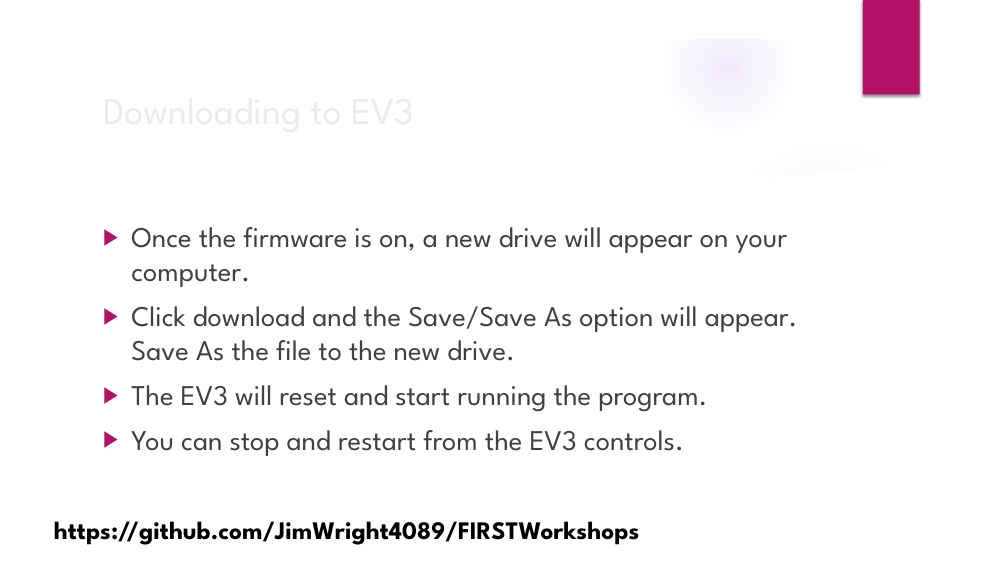
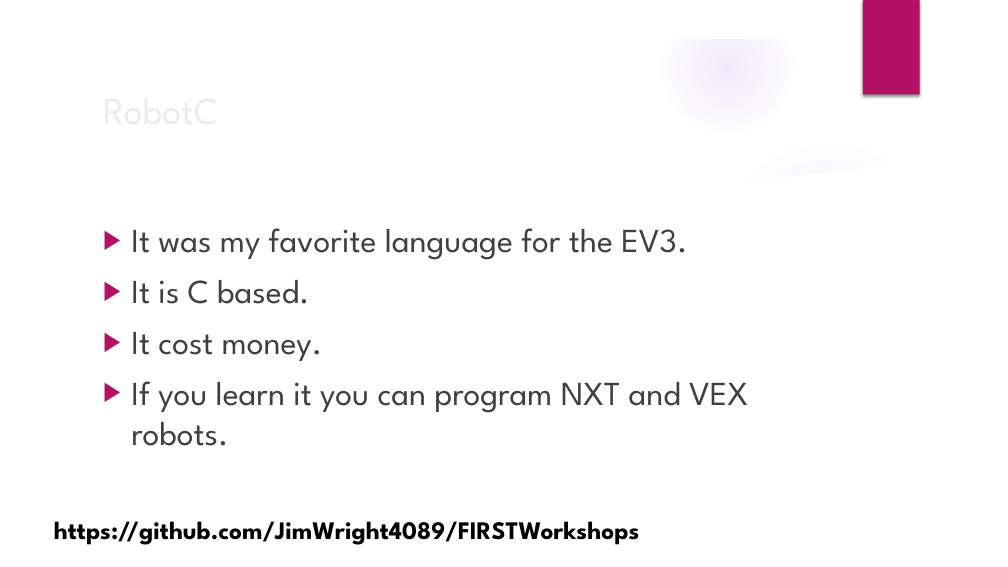
Before and after one commit to JimWright4089/FIRSTWorkshops, a slide deck: slide 20 of FLL/2018/The Others.pptx. Drawn at 1008x567 pixels with LibreOffice and Linux fonts; fonts in the diff are those of the drawing; background and template pictures are left out. Boxes give left, top, right and bottom in pixels: in the first picture for what was removed or moved away, otherwise in the second. Text is boxed around its words. In the diff, an @@ line names an element or a change of style, - is before the commit and + after.

Commit message:
Add RobotC

```diff
--- a/FLL/2018/The Others.pptx
+++ b/FLL/2018/The Others.pptx
@@ text at (x1=131, y1=228, x2=748, y2=446): text changed; size 27.2 to 32 pt @@
-▶ Once the firmware is on, a new drive will appear on your computer.
-▶ Click download and the Save/Save As option will appear. Save As the file to the new drive.
-▶ The EV3 will reset and start running the program.
-▶ You can stop and restart from the EV3 controls.
+▶ It was my favorite language for the EV3.
+▶ It is C based.
+▶ It cost money.
+▶ If you learn it you can program NXT and VEX robots.
@@ title at (x1=181, y1=343, x2=342, y2=406): text changed @@
-Downloading to EV3
+RobotC
```
Also in this commit, not shown: 3 slides added.
